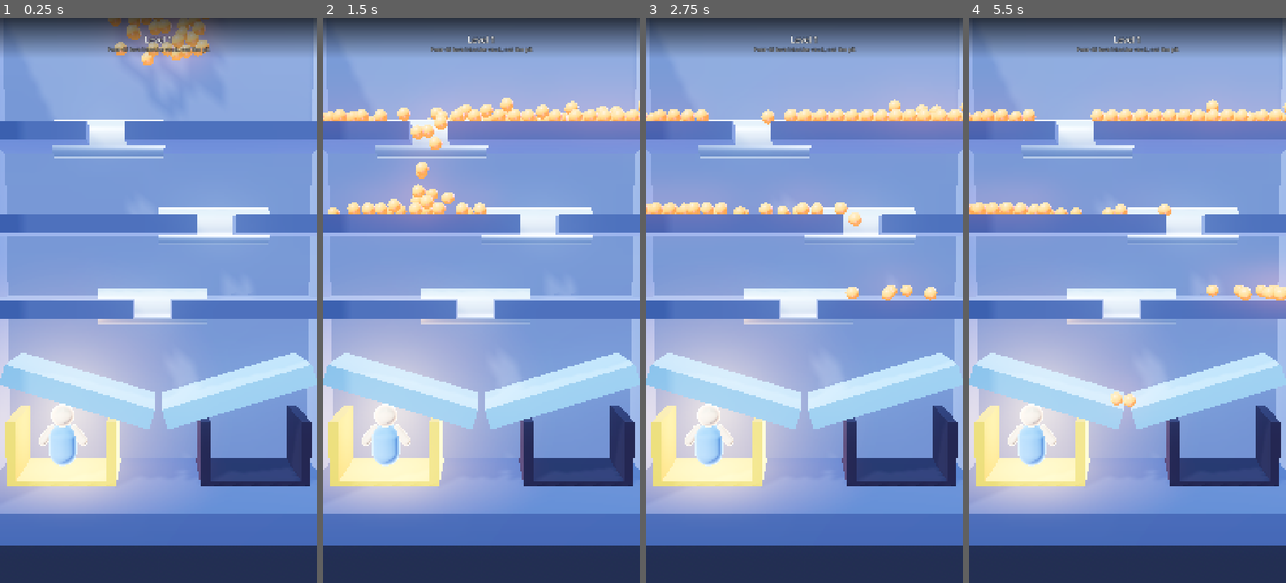
Above: before the commit, frames 1-4 (left to right).
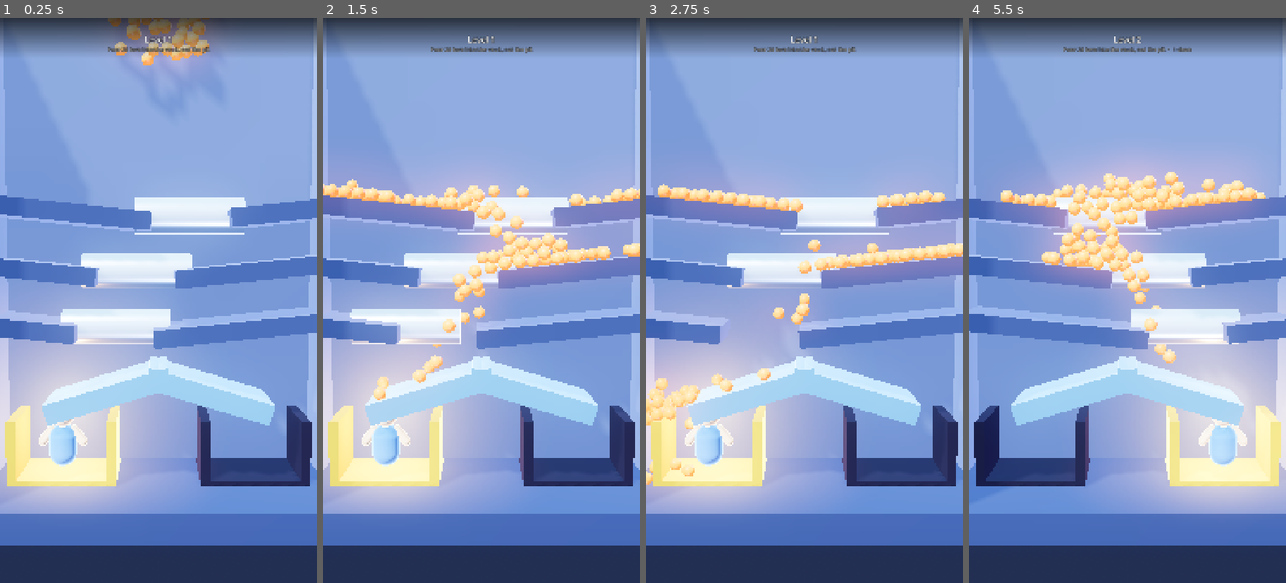
Above: after the commit, the same moments.

Repository: jelonman/pinfall-ios
Game: Godot game, scene res://levels/level_01.tscn
Two runs of this game, one before a commit and one after it. Both use one fixed random seed, a clock stepped at 60 frames per second and the inputs below.
Inputs (mouse positions are in pixels of both pictures, inside the frame that each line leads up to):
- Up to frame 1 (0.25 s): no input
- Up to frame 2 (1.5 s): move the mouse to (551, 272) at 0.52 s; click (551, 272) at 0.67 s; drag from (418, 328) to (465, 413) at 1.27 s
- Up to frame 3 (2.75 s): move the mouse to (836, 176) at 2.02 s; click (836, 176) at 2.17 s
- Up to frame 4 (5.5 s): drag from (1111, 413) to (1032, 215) at 2.77 s; move the mouse to (1222, 385) at 3.52 s; click (1222, 385) at 3.67 s; drag from (1032, 215) to (1079, 159) at 4.27 s; move the mouse to (1143, 300) at 5.02 s; click (1143, 300) at 5.17 s

The runs differ from the first frame. In frame 1, 31% of the frame differs, in the area x 0-100%, y 5-73%; in frame 2, 40%; in frame 3, 38%; in frame 4, 60%, in the area x 0-100%, y 3-88%.

Commit message:
pinfall build 3: the game can now actually be won, and has 60 measured levels
Build 2 — the binary sitting in App Review right now — cannot be completed. Its crucible is
roofed by its own funnel and its pour jams in a 0.62 orifice: a perfect solve delivers 0 of 140
drops. Details in the lab commit; this carries the fixed project.

Diff:
--- a/pinfall/scripts/level.gd
+++ b/pinfall/scripts/level.gd
@@ -31,13 +31,82 @@
 var _pins_pulled := 0
 var _spilled_any := false
 
-## Levels are DATA. gates = (height, x of the hole); goal_x = which side the crucible sits on;
-## needed = drops required. Adding a level is a row here, not a scene file.
-const LEVELS := [
-	{"gates": [[3.60, -0.85], [2.10, 0.95], [0.70, -0.10]], "goal_x": -1.65, "needed": 45},
-	{"gates": [[3.90, 1.20], [2.60, -1.25], [1.35, 1.05], [0.15, -0.15]], "goal_x": 1.65, "needed": 55},
-	{"gates": [[4.00, 0.00], [2.55, -1.55], [1.60, 1.55], [0.45, 0.00]], "goal_x": -1.65, "needed": 60},
-]
+## Levels are DATA, and there are 60 of them plus an endless curve after that.
+##
+## Owner, 2026-08-22: the shipped games were "very bones... the levels are short". Three levels
+## is a demo. The curve below is generated from the index rather than hand-typed, so a level is
+## a formula and the whole ladder can be re-measured in one run.
+##
+## gates = (height, x of the hole); goal_x = which side the crucible sits on; needed = drops
+## required to win. NEEDED is MEASURED, not guessed — tools/levelsim.gd plays every level with a
+## perfect top-to-bottom pull and records what actually lands in the crucible; the table below is
+## 72% of that, so a clean solve wins and a sloppy one does not. Regenerate it with:
+##     godot --headless --path . --script tools/levelsim.gd
+const CHAMBER_HALF := 1.55       ## the usable half-width between the side walls
+const DROPS_TOTAL := 140
+
+## Measured ceilings x a share that tightens from 68% to 82% as the ladder climbs.
+## Raw measured catch, 2026-08-22 (tools/levelsim.gd, perfect top-to-bottom solve):
+## 42 43 43 44 44 45 45 46 46 47 47 48 48 49 49 50 50 51 51 52 52 53 53 54 55 55 56 56 57 57 58 58 59 59 60 60 61 61 62 62 47 40 42 42 38 41 42 36 41 45 34 38 33 42 45 39 36 46 45 30 Filled by tools/levelsim.gd; a 0 means "not measured yet"
+## and falls back to the formula, so the game is never unplayable while the table is being rebuilt.
+const NEEDED := [28, 29, 29, 30, 30, 31, 31, 32, 32, 32, 33, 33, 34, 34, 34, 35, 35, 36, 36, 37, 37, 38, 38, 39, 40, 40, 41, 41, 42, 42, 43, 43, 44, 44, 45, 45, 46, 46, 47, 47, 36, 31, 32, 32, 29, 32, 33, 28, 32, 35, 27, 30, 26, 33, 36, 31, 29, 37, 36, 24]
+
+static var LEVELS: Array = _build_levels()
+
+
+static func _build_levels() -> Array:
+	var out: Array = []
+	for n in 60:
+		out.append(_make_level(n))
+	return out
+
+
+static func _make_level(n: int) -> Dictionary:
+	## Four bands of shelf count, so the shape of a level changes visibly as the player climbs
+	## rather than only its numbers. Within a band the holes drift outward and the shelves pack
+	## closer, which is what actually makes a pour harder: less room to correct between gates.
+	var rows := 3
+	if n >= 8: rows = 4
+	if n >= 22: rows = 5
+	if n >= 40: rows = 6
+	# ⛔ SIX SHELVES DID NOT FIT IN THE OLD RANGE. Holding the top at 4.05 put 6 shelves 0.74
+	# apart; with 0.30 of thickness and a 6 degree tilt the raised ends met the shelf above and
+	# sealed the chamber. Measured: levels 0-39 caught 42 to 62 drops on a clean rising curve,
+	# and every level from 40 on caught 0 to 6. The top of the stack now rises with the shelf
+	# count so the gap never falls below about 0.95.
+	var bottom := 0.35
+	var top: float = bottom + 0.97 * float(rows - 1)
+	var gates: Array = []
+	for i in rows:
+		var t: float = float(i) / float(max(rows - 1, 1))
+		var y: float = top - (top - bottom) * t
+		# Alternate the hole side every shelf, and push it further out as the ladder climbs, so
+		# the stream has to be walked across the chamber instead of dropping straight through.
+		var side := 1.0 if (i + n) % 2 == 0 else -1.0
+		var reach: float = 0.35 + 0.75 * clampf(float(n) / 45.0, 0.0, 1.0)
+		var wobble: float = 0.22 * sin(float(n) * 1.7 + float(i) * 2.3)
+		var hole: float = clampf(side * CHAMBER_HALF * reach + wobble, -1.58, 1.58)
+		gates.append([snappedf(y, 0.01), snappedf(hole, 0.01)])
+	var goal_x := -1.65 if n % 2 == 0 else 1.65
+	# ⛔ WINNABILITY IS BUILT IN, NOT HOPED FOR. The ridge peaks near x=0.2 and each side falls
+	# away to its own vessel, so a level whose LAST hole sits on the wrong side of that peak
+	# cannot deliver a single drop to the crucible no matter how well it is played — measured:
+	# generated levels 1 and 2 caught 0 of 140 before this line existed. The bottom hole is
+	# therefore always on the goal's side; the difficulty lives in the shelves above it, which
+	# decide how much of the pour is still travelling when it gets there.
+	var last: Array = gates[gates.size() - 1]
+	last[1] = snappedf(goal_x * (0.45 + 0.18 * sin(float(n) * 2.1)), 0.01)
+	return {"gates": gates, "goal_x": goal_x, "needed": _needed_for(n)}
+
+
+static func _needed_for(n: int) -> int:
+	## The measured table wins whenever it has a row for this level.
+	if n < NEEDED.size() and int(NEEDED[n]) > 0:
+		return NEEDED[n]
+	# Fallback while the table is being rebuilt: a share of the pour that grows with the ladder.
+	return int(round(DROPS_TOTAL * (0.30 + 0.22 * clampf(float(n) / 59.0, 0.0, 1.0))))
+
+
 var level_index := 0
 
 
@@ -257,10 +326,20 @@
 	_slab(Vector3(0.5, 8.2, 3.6), Vector3(3.05, 1.9, 0.55), wall)
 	# The funnel that gives the fluid somewhere to go, and the puzzle its shape.
 	var accent := Look.toon(Color(0.30, 0.50, 0.68), 0.35)
-	var left := _slab(Vector3(2.6, 0.35, 1.5), Vector3(-1.35, -0.75, 0.55), accent)
-	left.rotation_degrees = Vector3(0, 0, -17)
-	var right := _slab(Vector3(2.6, 0.35, 1.5), Vector3(1.35, -0.75, 0.55), accent)
-	right.rotation_degrees = Vector3(0, 0, 17)
+	# ⛔ THIS WAS A V AND THE GAME COULD NOT BE WON. Both slabs sloped DOWN toward the centre and
+	# spanned x -2.59..-0.11 and 0.11..2.59, which put a solid roof over both vessel mouths
+	# (the crucible opening is x -2.50..-0.80, top at y=-1.20). tools/levelsim.gd plays a level
+	# with a perfect top-to-bottom pull and counts what lands: 0 of 140 for every one of the three
+	# shipped levels, and 0 drops even reached y=-1.2. Molten came to rest at y=-0.86, sitting on
+	# the funnel, and the crucible could never fill. Build 1 shipped like this on 2026-08-02.
+	#
+	# It is now a RIDGE, not a funnel: the peak is at the centre and each slab falls away toward
+	# its own vessel, so where the stream crosses the ridge decides which one it fills. That is
+	# also the choice the level is supposed to be asking for.
+	var left := _slab(Vector3(2.2, 0.35, 1.5), Vector3(-0.85, -0.75, 0.55), accent)
+	left.rotation_degrees = Vector3(0, 0, 17)
+	var right := _slab(Vector3(2.2, 0.35, 1.5), Vector3(0.85, -0.75, 0.55), accent)
+	right.rotation_degrees = Vector3(0, 0, -17)
 
 
 func _build_pins() -> void:
@@ -278,7 +357,11 @@
 	for g in LEVELS[level_index]["gates"]:
 		gates.append({"y": float(g[0]), "hole": float(g[1])})
 	const HALF := 2.80          # inner half-width of the chamber
-	const HOLE := 0.62          # hole width; must exceed the pin diameter or it never clears
+	# ⛔ 0.62 JAMMED. 140 spheres of radius 0.115 arch over any orifice narrower than about five
+	# ball diameters, so a 0.62 hole (2.7 diameters) stopped the pour dead: tools/flowprobe.gd
+	# measured 6 of 140 drops through in the first 2.5 s and then nothing at all for the next
+	# 27.5 s. 1.30 is 5.6 diameters and drains. The pin is 1.9 long, so it still plugs the hole.
+	const HOLE := 1.30          # hole width; must exceed the pin diameter or it never clears
 	const THICK := 0.30
 
 	for i in gates.size():
@@ -287,12 +370,21 @@
 		var hx: float = g["hole"]
 		var left_w: float = (hx - HOLE * 0.5) + HALF
 		var right_w: float = HALF - (hx + HOLE * 0.5)
+		# ⛔ FLAT SHELVES STOP THE POUR. Molten that lands away from the hole simply rests there:
+		# tools/flowprobe.gd on level 8 measured the whole pour parked at y=0.61, on top of the
+		# lowest shelf, for 30 s with not one drop through — and every generated level with 4 or
+		# more shelves caught 0 of 140 for the same reason. Each half now slopes 6 degrees TOWARD
+		# the hole, so a shelf gathers what lands on it instead of holding it. The puzzle is
+		# unchanged: which hole, and in which order.
+		const TILT := 6.0
 		if left_w > 0.05:
-			_slab(Vector3(left_w, THICK, 1.5),
+			var ls := _slab(Vector3(left_w, THICK, 1.5),
 				Vector3(-HALF + left_w * 0.5, y, 0.55), shelf)
+			ls.rotation_degrees = Vector3(0, 0, -TILT)
 		if right_w > 0.05:
-			_slab(Vector3(right_w, THICK, 1.5),
+			var rs := _slab(Vector3(right_w, THICK, 1.5),
 				Vector3(HALF - right_w * 0.5, y, 0.55), shelf)
+			rs.rotation_degrees = Vector3(0, 0, TILT)
 		var pin := preload("res://scripts/pin.gd").new()
 		pin.setup(Vector3(hx, y, 0.55), 1.9, mat, i)
 		pin.pulled_out.connect(_on_pin_out)
--- /dev/null
+++ b/pinfall/tools/flowprobe.gd
@@ -0,0 +1,44 @@
+extends SceneTree
+## How fast does the pour actually drain, and where does it end up?
+func _init() -> void: call_deferred("_run")
+func _run() -> void:
+	var a := OS.get_cmdline_user_args()
+	Engine.set_meta("pinfall_level", int(a[0]) if a.size() > 0 else 0)
+	var level: Node3D = load("res://scripts/level.gd").new()
+	root.add_child(level)
+	for i in 4: await physics_frame
+	var pins: Array = []
+	var goal: Node = null
+	var drain: Node = null
+	for c in level.get_children():
+		var sc = c.get_script()
+		if sc == null: continue
+		if sc.resource_path.ends_with("pin.gd"): pins.append(c)
+		elif sc.resource_path.ends_with("goal.gd"):
+			if c.get("is_goal"): goal = c
+			else: drain = c
+	pins.sort_custom(func(a, b): return a.position.y > b.position.y)
+	for p in pins:
+		p.pulled = true
+		for i in 70: await physics_frame
+	for step in 12:
+		for i in 300: await physics_frame
+		var below := 0; var lo := 999.0
+		for c in level.get_children():
+			if c is RigidBody3D:
+				lo = minf(lo, c.position.y)
+				if c.position.y < -1.2: below += 1
+		print("t=%.1fs below=%d lowest=%.2f goal_count=%d drain_count=%d" % [
+			(step + 1) * 300.0 / 120.0, below, lo, int(goal.get("_count")), int(drain.get("_count"))])
+	# where did the mass end up, in x bands
+	var bands := {"far_left":0, "goal_x":0, "centre":0, "drain_x":0, "far_right":0}
+	for c in level.get_children():
+		if c is RigidBody3D:
+			var x = c.position.x
+			if x < -2.5: bands.far_left += 1
+			elif x < -0.8: bands.goal_x += 1
+			elif x < 0.8: bands.centre += 1
+			elif x < 2.5: bands.drain_x += 1
+			else: bands.far_right += 1
+	print("BANDS ", bands)
+	quit()
--- /dev/null
+++ b/pinfall/tools/levelsim.gd
@@ -0,0 +1,87 @@
+extends SceneTree
+## Measures what each level can actually deliver, so `needed` is a fact rather than a guess.
+##
+## Plays every level with a perfect solve — pull the top pin, let the pour settle, pull the next —
+## and reads the crucible's own counter at the end. A level whose perfect solve catches 61 drops
+## cannot ask for 80, and a level that catches 130 should not ask for 40. Both were possible with
+## the hand-typed numbers, and neither was ever checked.
+##
+##     godot --headless --path . --script tools/levelsim.gd            # all 60
+##     godot --headless --path . --script tools/levelsim.gd -- 0 5     # a slice, while iterating
+
+const SETTLE_AFTER_PULL := 70    ## physics frames between pulls (120 Hz => ~0.6 s)
+const SETTLE_AT_END := 1800       ## ~15 s: the pour is 90% done by then (flowprobe)
+
+var results: Array = []
+
+
+func _init() -> void:
+	call_deferred("_run")
+
+
+func _run() -> void:
+	var args := OS.get_cmdline_user_args()
+	var first := int(args[0]) if args.size() > 0 else 0
+	var last := int(args[1]) if args.size() > 1 else 60
+	for n in range(first, last):
+		var caught := await _play(n)
+		results.append([n, caught])
+		print("LEVEL %d caught=%d" % [n, caught])
+	print("TABLE ", JSON.stringify(results))
+	quit()
+
+
+func _play(n: int) -> int:
+	Engine.set_meta("pinfall_level", n)
+	var level: Node3D = load("res://scripts/level.gd").new()
+	root.add_child(level)
+	for i in 4:
+		await physics_frame
+
+	var pins: Array = []
+	var goal: Node = null
+	for child in level.get_children():
+		var sc = child.get_script()
+		if sc == null:
+			continue
+		if sc.resource_path.ends_with("pin.gd"):
+			pins.append(child)
+		elif sc.resource_path.ends_with("goal.gd") and child.get("is_goal") == true:
+			goal = child
+	# Pins are built top shelf first, which is also the only order a human can pull them in:
+	# a lower pin still plugged holds the pour above it.
+	pins.sort_custom(func(a, b): return a.position.y > b.position.y)
+	var drops := 0
+	for child in level.get_children():
+		if child is RigidBody3D:
+			drops += 1
+	print("  diag level %d: pins=%d goal=%s drops=%d" % [n, pins.size(), str(goal != null), drops])
+
+	for p in pins:
+		p.pulled = true
+		for i in SETTLE_AFTER_PULL:
+			await physics_frame
+	for i in SETTLE_AT_END:
+		await physics_frame
+
+	var below := 0
+	for child in level.get_children():
+		if child is RigidBody3D and child.position.y < -1.2:
+			below += 1
+	var caught: int = int(goal.get("_count")) if goal != null else -1
+	var gx: float = goal.position.x
+	var inbox := 0
+	for child in level.get_children():
+		if child is RigidBody3D:
+			var d = child.position
+			if absf(d.x - gx) < 0.85 and d.y > -2.30 and d.y < -1.20:
+				inbox += 1
+	var lo := 999.0
+	var hi := -999.0
+	for child in level.get_children():
+		if child is RigidBody3D:
+			lo = minf(lo, child.position.y); hi = maxf(hi, child.position.y)
+	print("  diag end: IN GOAL BOX by position=%d | drops y range %.2f..%.2f | below-1.2=%d | pin0 %s (rest x was %.2f) | pulled=%s _t=%.2f" % [inbox, lo, hi, below, str(pins[0].position), pins[0]._rest.x, str(pins[0].pulled), pins[0]._t])
+	level.queue_free()
+	await process_frame
+	return caught
